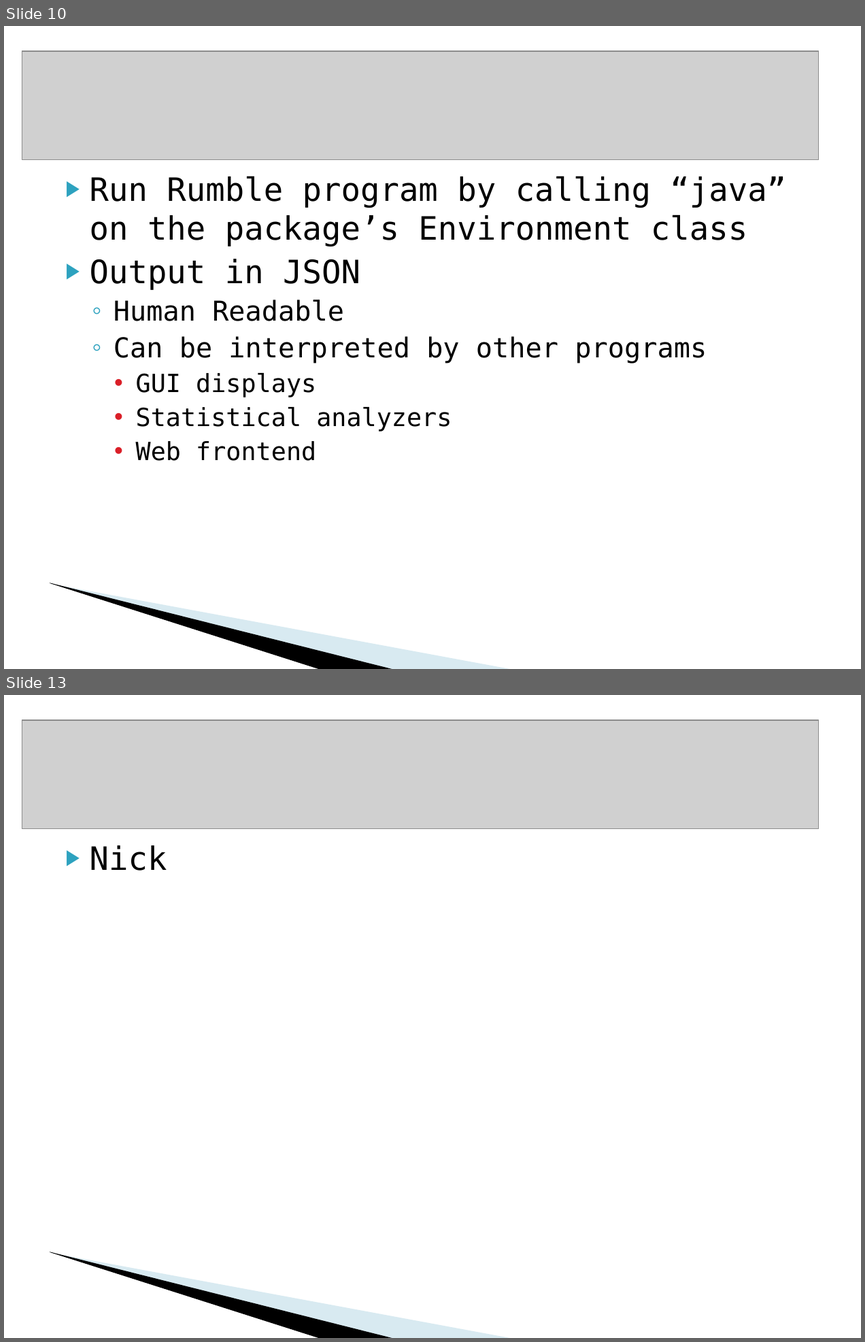
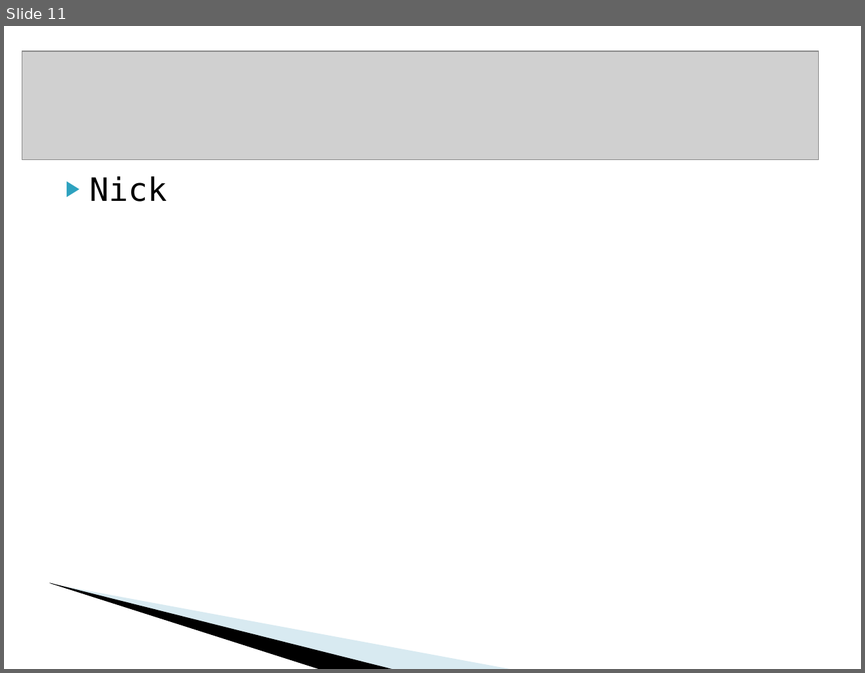
Before and after one commit to dcoli/plt4115, a slide deck: src/compiler/doc/rumble.ppt. Shown one above the other, each under a label of ours: slides 10 and 13 before the commit, slide 11 after it; the slides between them are not shown. The pictures are 865x1342 and 865x673 pixels, drawn with LibreOffice and Linux fonts; fonts in the diff are those of the drawing; grey boxes stand for pictures; background and template pictures are left out. Boxes give left, top, right and bottom in pixels: in the first picture for what was removed or moved away, otherwise in the second. Text is boxed around its words. In the diff, an @@ line names an element or a change of style, - is before the commit and + after.

```diff
--- a/src/compiler/doc/rumble.ppt
+++ b/src/compiler/doc/rumble.ppt
@@ slide 10 removed at (x1=4, y1=26, x2=861, y2=669), background #FFFFFF; not listed: 2 template elements that a slide beside it also shows @@
@@ picture removed at (x1=22, y1=51, x2=818, y2=160) @@
@@ text removed at (x1=90, y1=176, x2=786, y2=461) @@
-▶ Run Rumble program by calling “java” on the package’s Environment class
-▶ Output in JSON
-  ◦ Human Readable
-  ◦ Can be interpreted by other programs
-    • GUI displays
-    • Statistical analyzers
-    • Web frontend
@@ what was slide 13 is now slide 11 @@
```
Also in this commit, not shown: 3 slides changed, 1 slide added, 2 other slides removed.
